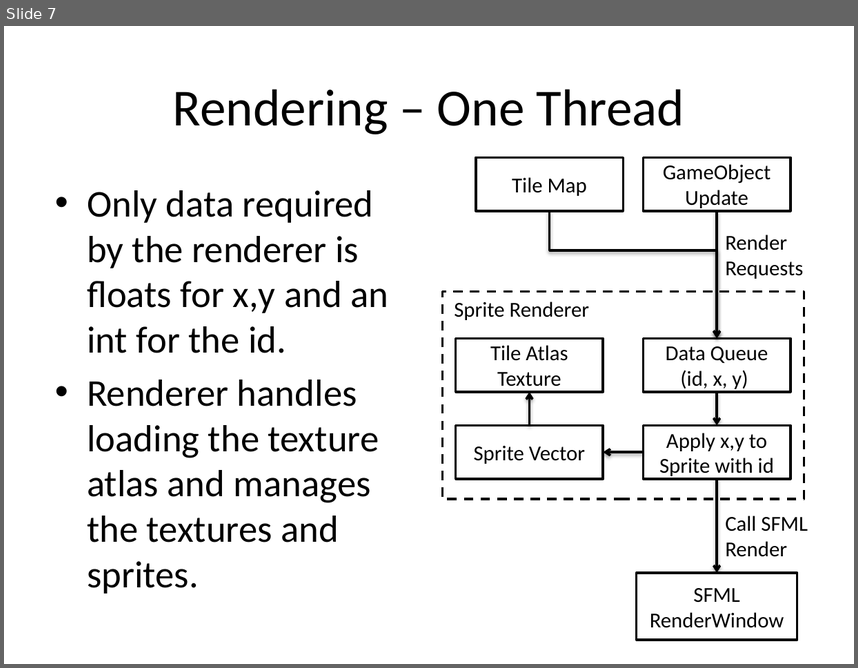
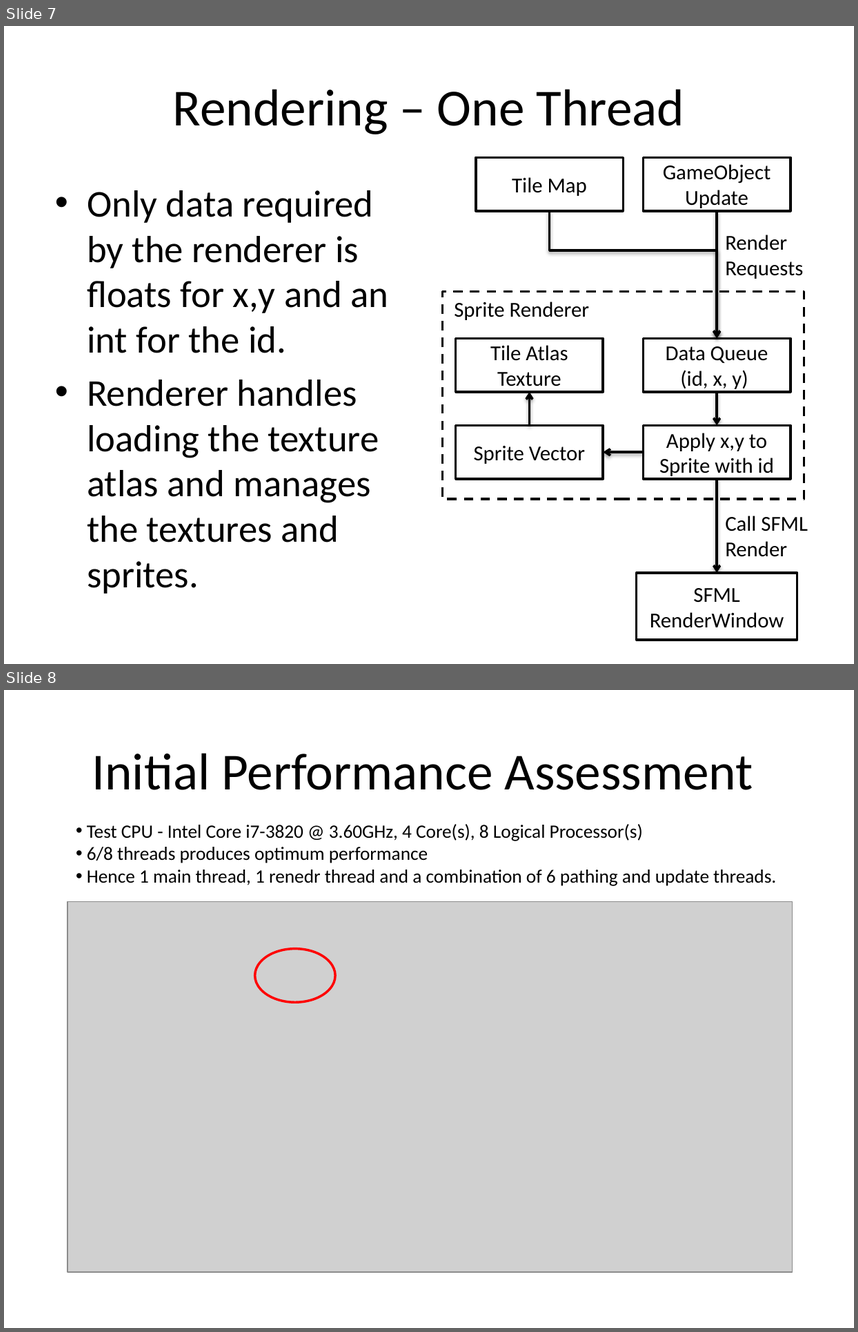
Before and after one commit to jammy2232/CMP202, a slide deck: documentation/CMP202 – Data and Algorithms 2.pptx. Shown one above the other, each under a label of ours: slide 7 before the commit, slides 7 and 8 after it. The pictures are 858x668 and 858x1332 pixels, drawn with LibreOffice and Linux fonts; fonts in the diff are those of the drawing; grey boxes stand for pictures. Boxes give left, top, right and bottom in pixels: in the first picture for what was removed or moved away, otherwise in the second. Text is boxed around its words. In the diff, an @@ line names an element or a change of style, - is before the commit and + after.

```diff
--- a/documentation/CMP202 – Data and Algorithms 2.pptx
+++ b/documentation/CMP202 – Data and Algorithms 2.pptx
@@ slide 8 added at (4, 690, 854, 1328), background #FFFFFF @@
@@ title added at (92, 753, 753, 790), 44 pt, text #000000 @@
+Initial Performance Assessment
@@ text added at (87, 824, 776, 886), 16 pt, text #000000 @@
+• Test CPU - Intel Core i7-3820 @ 3.60GHz, 4 Core(s), 8 Logical Processor(s)
+• 6/8 threads produces optimum performance
+• Hence 1 main thread, 1 renedr thread and a combination of 6 pathing and update threads.
@@ picture added at (67, 902, 793, 1272) @@
@@ ellipse added at (254, 949, 335, 1002), outline #FF0000 2 pt @@
```
Also in this commit, not shown: 3 other slides added, 1 slide removed, 56 other files.
